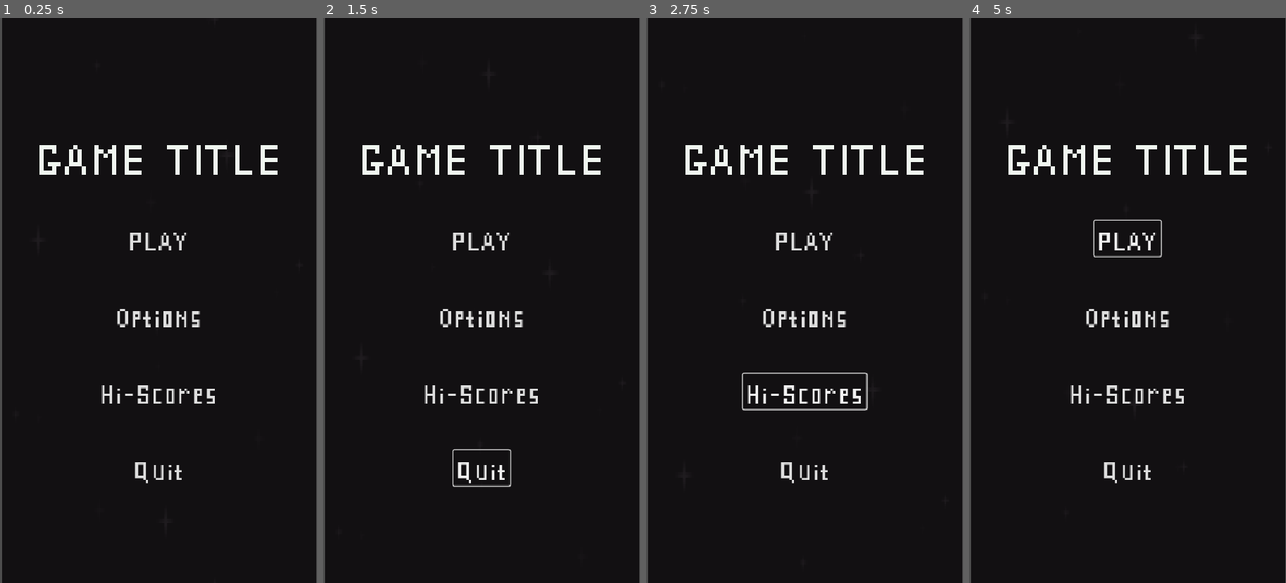
Above: before the commit, frames 1-4 (left to right).
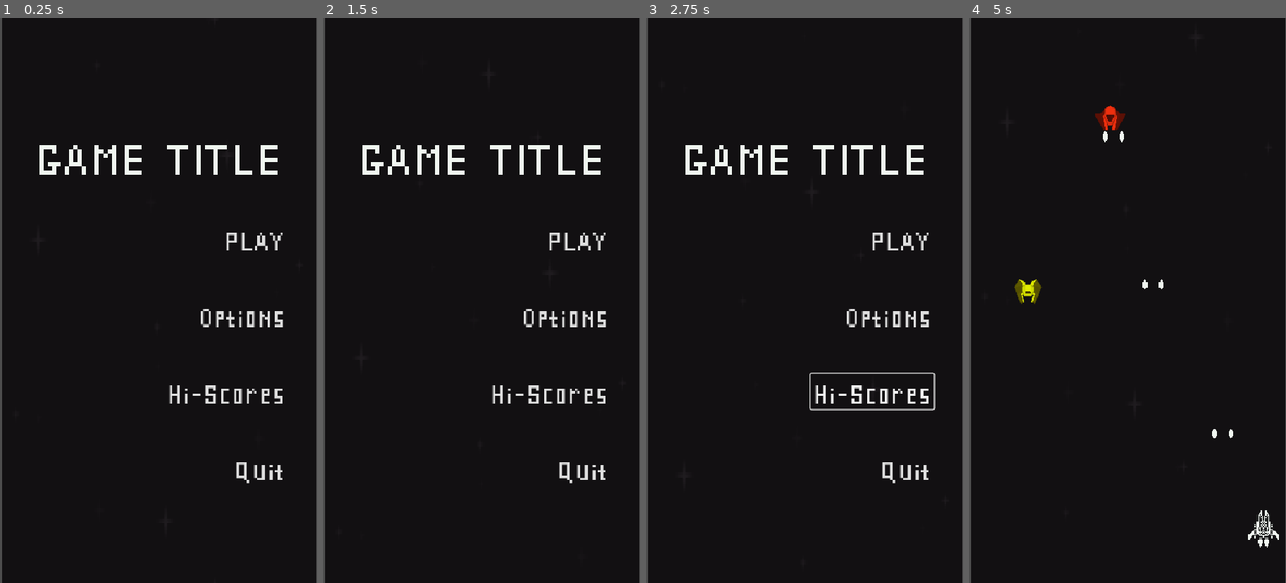
Above: after the commit, the same moments.

Repository: rnakkas/GodotSandbox
Game: Godot game, scene res://ShmupSandbox/Main/Scenes/main.tscn
The game is run twice, just before and just after one commit, with the same random seed, the same clock (stepped at 60 frames per second) and the same inputs.
Inputs (mouse positions are in pixels of both pictures, inside the frame that each line leads up to):
- Up to frame 1 (0.25 s): no input
- Up to frame 2 (1.5 s): click "Options" at 0.5 s; click (481, 481) at 1.25 s, where only the run after the commit has a clickable "Back"
- Up to frame 3 (2.75 s): click "Hi-Scores" at 2 s
- Up to frame 4 (5 s): click "PLAY" at 2.75 s; click (1127, 238) at 3.5 s, where only the run before the commit has a clickable "PLAY"; move the mouse to (1197, 272) at 4.27 s; press the mouse at (1197, 272) at 4.28 s; hold D (move_right) from 4.28 s (still down)

The runs differ from the first frame. In frame 1, 2.4% of the frame differs, in the area x 32-90%, y 38-83%; in frame 2, 2.6%; in frame 3, 2.8%; in frame 4, 3.5%, in the area x 12-98%, y 15-94%.

Commit message:
hooking up the menu ui's

Diff:
--- a/ShmupSandbox/Main/Scenes/main.tscn
+++ b/ShmupSandbox/Main/Scenes/main.tscn
@@ -1,8 +1,9 @@
-[gd_scene load_steps=5 format=3 uid="uid://betfkrygq2ejo"]
+[gd_scene load_steps=6 format=3 uid="uid://betfkrygq2ejo"]
 
 [ext_resource type="Script" uid="uid://rllceid1ypu1" path="res://ShmupSandbox/Main/Scripts/main.gd" id="1_aucld"]
 [ext_resource type="PackedScene" uid="uid://dw1uu0vpx6e46" path="res://ShmupSandbox/UI/Scenes/main_menu.tscn" id="2_wc50p"]
 [ext_resource type="Script" uid="uid://cv1tb3kosvc8x" path="res://ShmupSandbox/UI/Scripts/parallax_background.gd" id="3_sfnpo"]
+[ext_resource type="PackedScene" uid="uid://ny01qnyexpg2" path="res://ShmupSandbox/UI/Scenes/options_menu.tscn" id="3_wc50p"]
 [ext_resource type="Texture2D" uid="uid://db1kvoxnhwk4t" path="res://ShmupSandbox/Assets/ParallaxBackgrounds/black.png" id="4_ug3jy"]
 
 [node name="Main" type="Node2D"]
@@ -11,6 +12,11 @@
 [node name="UI" type="CanvasLayer" parent="."]
 
 [node name="main_menu" parent="UI" instance=ExtResource("2_wc50p")]
+unique_name_in_owner = true
+
+[node name="options_menu" parent="UI" instance=ExtResource("3_wc50p")]
+unique_name_in_owner = true
+visible = false
 
 [node name="ParallaxBackground" type="ParallaxBackground" parent="UI"]
 script = ExtResource("3_sfnpo")
@@ -24,3 +30,9 @@
 position = Vector2(270.5, 484)
 scale = Vector2(2.08984, 3.79688)
 texture = ExtResource("4_ug3jy")
+
+[connection signal="hi_scores_button_pressed" from="UI/main_menu" to="." method="_on_main_menu_hi_scores_button_pressed"]
+[connection signal="options_button_pressed" from="UI/main_menu" to="." method="_on_main_menu_options_button_pressed"]
+[connection signal="play_button_pressed" from="UI/main_menu" to="." method="_on_main_menu_play_button_pressed"]
+[connection signal="quit_button_pressed" from="UI/main_menu" to="." method="_on_main_menu_quit_button_pressed"]
+[connection signal="back_to_main_menu_button_pressed" from="UI/options_menu" to="." method="_on_options_menu_back_to_main_menu_button_pressed"]
--- a/ShmupSandbox/Main/Scripts/main.gd
+++ b/ShmupSandbox/Main/Scripts/main.gd
@@ -1,9 +1,69 @@
 class_name main extends Node2D
 
-# Called every frame. 'delta' is the elapsed time since the previous frame.
+@onready var main_menu_ui : main_menu = %main_menu
+@onready var options_menu_ui : options_menu = %options_menu
+
+enum MenuType
+{
+	MAIN_MENU,
+	OPTIONS_MENU
+}
+
+var game_scene : PackedScene = preload("res://ShmupSandbox/Main/Scenes/game.tscn")
+
+func _ready() -> void:
+	## Turn visibility on for main menu
+	main_menu_ui.visible = true
+
+	## Turn visibility off for all other ui
+	options_menu_ui.visible = false
+
 func _process(_delta: float) -> void:
 	if Input.is_action_just_pressed("quit"):
 		get_tree().quit()
 
 	if Input.is_action_just_pressed("reset"):
 		get_tree().reload_current_scene()
+
+func _on_main_menu_play_button_pressed() -> void:
+	_toggle_menu(MenuType.MAIN_MENU)
+	_start_game()
+
+
+func _on_main_menu_options_button_pressed() -> void:
+	_toggle_menu(MenuType.MAIN_MENU)
+	_toggle_menu(MenuType.OPTIONS_MENU)
+
+
+func _on_main_menu_hi_scores_button_pressed() -> void:
+	print("show hi scores")
+
+func _on_main_menu_quit_button_pressed() -> void:
+	get_tree().call_deferred("quit")
+
+
+func _on_options_menu_back_to_main_menu_button_pressed() -> void:
+	_toggle_menu(MenuType.OPTIONS_MENU)
+	_toggle_menu(MenuType.MAIN_MENU)
+
+
+func _start_game() -> void:
+	var game_instance := game_scene.instantiate()
+	add_child(game_instance)
+
+
+func _toggle_menu(menu_type : MenuType) -> void:
+	match menu_type:
+		MenuType.MAIN_MENU:
+			main_menu_ui.visible = !main_menu_ui.visible
+			if (main_menu_ui.visible):
+				main_menu_ui.process_mode = Node.PROCESS_MODE_ALWAYS
+			else:
+				main_menu_ui.process_mode = Node.PROCESS_MODE_DISABLED
+
+		MenuType.OPTIONS_MENU:
+			options_menu_ui.visible = !options_menu_ui.visible
+			if (options_menu_ui.visible):
+				options_menu_ui.process_mode = Node.PROCESS_MODE_ALWAYS
+			else:
+				options_menu_ui.process_mode = Node.PROCESS_MODE_DISABLED
--- a/ShmupSandbox/Player/Scripts/player_ship.gd
+++ b/ShmupSandbox/Player/Scripts/player_ship.gd
@@ -29,6 +29,7 @@
 var bullet_scene : PackedScene = preload("res://ShmupSandbox/Player/Scenes/player_bullet.tscn")
 
 var viewport_size : Vector2
+var shooting_cooldown_time : float
 var on_shooting_cooldown : bool
 var is_dead : bool
 
@@ -40,6 +41,8 @@
 	muzzle_flash_r.play("idle")
 
 	viewport_size = get_viewport_rect().size
+	shooting_cooldown_time = 1/fire_rate
+
 
 func handle_input(delta) -> void:
 	var input_dir := Vector2.ZERO
@@ -75,7 +78,7 @@
 			muzzle_flash_l.play("shoot")
 			muzzle_flash_r.play("shoot")
 
-			await get_tree().create_timer(1/fire_rate).timeout
+			await get_tree().create_timer(shooting_cooldown_time).timeout
 			on_shooting_cooldown = false
 
 func _physics_process(delta):
--- /dev/null
+++ b/ShmupSandbox/UI/Scenes/game_over_menu.tscn
@@ -0,0 +1,9 @@
+[gd_scene format=3 uid="uid://jiqrw0vrrlo"]
+
+[node name="game_over_menu" type="Control"]
+layout_mode = 3
+anchors_preset = 15
+anchor_right = 1.0
+anchor_bottom = 1.0
+grow_horizontal = 2
+grow_vertical = 2
--- /dev/null
+++ b/ShmupSandbox/UI/Scenes/hi_scores_menu.tscn
@@ -0,0 +1,9 @@
+[gd_scene format=3 uid="uid://cwajjxolnfu64"]
+
+[node name="hi_scores_menu" type="Control"]
+layout_mode = 3
+anchors_preset = 15
+anchor_right = 1.0
+anchor_bottom = 1.0
+grow_horizontal = 2
+grow_vertical = 2
--- a/ShmupSandbox/UI/Scenes/main_menu.tscn
+++ b/ShmupSandbox/UI/Scenes/main_menu.tscn
@@ -1,5 +1,6 @@
-[gd_scene load_steps=2 format=3 uid="uid://dw1uu0vpx6e46"]
+[gd_scene load_steps=3 format=3 uid="uid://dw1uu0vpx6e46"]
 
+[ext_resource type="Script" uid="uid://3yghkjrm0tt5" path="res://ShmupSandbox/UI/Scripts/main_menu.gd" id="1_70k6g"]
 [ext_resource type="FontFile" uid="uid://biycie4kaffui" path="res://ShmupSandbox/Assets/Fonts/SPLCF.ttf" id="3_v14c2"]
 
 [node name="main_menu" type="Control"]
@@ -9,6 +10,7 @@
 anchor_bottom = 1.0
 grow_horizontal = 2
 grow_vertical = 2
+script = ExtResource("1_70k6g")
 
 [node name="MarginContainer" type="MarginContainer" parent="."]
 layout_mode = 1
@@ -41,16 +43,18 @@
 horizontal_alignment = 1
 
 [node name="play_button" type="Button" parent="MarginContainer/VBoxContainer"]
+unique_name_in_owner = true
 layout_mode = 2
-size_flags_horizontal = 4
+size_flags_horizontal = 8
 theme_override_fonts/font = ExtResource("3_v14c2")
 theme_override_font_sizes/font_size = 70
 text = "PLAY"
 flat = true
 
 [node name="options_button" type="Button" parent="MarginContainer/VBoxContainer"]
+unique_name_in_owner = true
 layout_mode = 2
-size_flags_horizontal = 4
+size_flags_horizontal = 8
 size_flags_vertical = 4
 theme_override_fonts/font = ExtResource("3_v14c2")
 theme_override_font_sizes/font_size = 70
@@ -58,18 +62,25 @@
 flat = true
 
 [node name="hi_scores_button" type="Button" parent="MarginContainer/VBoxContainer"]
+unique_name_in_owner = true
 layout_mode = 2
-size_flags_horizontal = 4
+size_flags_horizontal = 8
 theme_override_fonts/font = ExtResource("3_v14c2")
 theme_override_font_sizes/font_size = 70
 text = "Hi-Scores"
 flat = true
 
 [node name="quit_button" type="Button" parent="MarginContainer/VBoxContainer"]
+unique_name_in_owner = true
 layout_mode = 2
-size_flags_horizontal = 4
+size_flags_horizontal = 8
 size_flags_vertical = 4
 theme_override_fonts/font = ExtResource("3_v14c2")
 theme_override_font_sizes/font_size = 70
 text = "Quit"
 flat = true
+
+[connection signal="pressed" from="MarginContainer/VBoxContainer/play_button" to="." method="_on_play_button_pressed"]
+[connection signal="pressed" from="MarginContainer/VBoxContainer/options_button" to="." method="_on_options_button_pressed"]
+[connection signal="pressed" from="MarginContainer/VBoxContainer/hi_scores_button" to="." method="_on_hi_scores_button_pressed"]
+[connection signal="pressed" from="MarginContainer/VBoxContainer/quit_button" to="." method="_on_quit_button_pressed"]
--- /dev/null
+++ b/ShmupSandbox/UI/Scenes/options_menu.tscn
@@ -0,0 +1,147 @@
+[gd_scene load_steps=3 format=3 uid="uid://ny01qnyexpg2"]
+
+[ext_resource type="FontFile" uid="uid://biycie4kaffui" path="res://ShmupSandbox/Assets/Fonts/SPLCF.ttf" id="1_qkcl6"]
+[ext_resource type="Script" uid="uid://cvsyjssmvhl4m" path="res://ShmupSandbox/UI/Scripts/options_menu.gd" id="1_unpda"]
+
+[node name="options_menu" type="Control"]
+layout_mode = 3
+anchors_preset = 15
+anchor_right = 1.0
+anchor_bottom = 1.0
+grow_horizontal = 2
+grow_vertical = 2
+script = ExtResource("1_unpda")
+
+[node name="MarginContainer" type="MarginContainer" parent="."]
+layout_mode = 1
+anchors_preset = 15
+anchor_right = 1.0
+anchor_bottom = 1.0
+grow_horizontal = 2
+grow_vertical = 2
+theme_override_constants/margin_left = 50
+theme_override_constants/margin_top = 50
+theme_override_constants/margin_right = 50
+theme_override_constants/margin_bottom = 50
+
+[node name="VBoxContainer" type="VBoxContainer" parent="MarginContainer"]
+layout_mode = 2
+theme_override_constants/separation = 70
+
+[node name="separator" type="Control" parent="MarginContainer/VBoxContainer"]
+layout_mode = 2
+
+[node name="separator2" type="Control" parent="MarginContainer/VBoxContainer"]
+layout_mode = 2
+
+[node name="options_label" type="Label" parent="MarginContainer/VBoxContainer"]
+layout_mode = 2
+theme_override_fonts/font = ExtResource("1_qkcl6")
+theme_override_font_sizes/font_size = 90
+text = "Options"
+horizontal_alignment = 1
+
+[node name="HBoxContainer" type="HBoxContainer" parent="MarginContainer/VBoxContainer"]
+layout_mode = 2
+theme_override_constants/separation = 35
+
+[node name="VBoxContainer" type="VBoxContainer" parent="MarginContainer/VBoxContainer/HBoxContainer"]
+layout_mode = 2
+theme_override_constants/separation = 5
+
+[node name="sound_label" type="Label" parent="MarginContainer/VBoxContainer/HBoxContainer/VBoxContainer"]
+layout_mode = 2
+theme_override_fonts/font = ExtResource("1_qkcl6")
+theme_override_font_sizes/font_size = 70
+text = "Sound"
+horizontal_alignment = 1
+
+[node name="Control" type="Control" parent="MarginContainer/VBoxContainer/HBoxContainer"]
+layout_mode = 2
+
+[node name="VBoxContainer2" type="VBoxContainer" parent="MarginContainer/VBoxContainer/HBoxContainer"]
+layout_mode = 2
+theme_override_constants/separation = 10
+
+[node name="Control" type="Control" parent="MarginContainer/VBoxContainer/HBoxContainer/VBoxContainer2"]
+layout_mode = 2
+
+[node name="sound_volume_slider" type="HSlider" parent="MarginContainer/VBoxContainer/HBoxContainer/VBoxContainer2"]
+custom_minimum_size = Vector2(200, 50)
+layout_mode = 2
+size_flags_vertical = 8
+value = 50.0
+tick_count = 1
+
+[node name="HBoxContainer2" type="HBoxContainer" parent="MarginContainer/VBoxContainer"]
+layout_mode = 2
+theme_override_constants/separation = 40
+
+[node name="VBoxContainer" type="VBoxContainer" parent="MarginContainer/VBoxContainer/HBoxContainer2"]
+layout_mode = 2
+theme_override_constants/separation = 5
+
+[node name="music_label" type="Label" parent="MarginContainer/VBoxContainer/HBoxContainer2/VBoxContainer"]
+layout_mode = 2
+theme_override_fonts/font = ExtResource("1_qkcl6")
+theme_override_font_sizes/font_size = 70
+text = "Music"
+horizontal_alignment = 1
+
+[node name="Control" type="Control" parent="MarginContainer/VBoxContainer/HBoxContainer2"]
+layout_mode = 2
+
+[node name="VBoxContainer2" type="VBoxContainer" parent="MarginContainer/VBoxContainer/HBoxContainer2"]
+layout_mode = 2
+theme_override_constants/separation = 10
+
+[node name="Control" type="Control" parent="MarginContainer/VBoxContainer/HBoxContainer2/VBoxContainer2"]
+layout_mode = 2
+
+[node name="music_volume_slider" type="HSlider" parent="MarginContainer/VBoxContainer/HBoxContainer2/VBoxContainer2"]
+custom_minimum_size = Vector2(200, 50)
+layout_mode = 2
+size_flags_vertical = 8
+value = 50.0
+tick_count = 1
+
+[node name="HBoxContainer3" type="HBoxContainer" parent="MarginContainer/VBoxContainer"]
+layout_mode = 2
+theme_override_constants/separation = 30
+
+[node name="VBoxContainer" type="VBoxContainer" parent="MarginContainer/VBoxContainer/HBoxContainer3"]
+layout_mode = 2
+theme_override_constants/separation = 5
+
+[node name="screen_shake_label" type="Label" parent="MarginContainer/VBoxContainer/HBoxContainer3/VBoxContainer"]
+layout_mode = 2
+size_flags_horizontal = 4
+theme_override_fonts/font = ExtResource("1_qkcl6")
+theme_override_font_sizes/font_size = 70
+text = "Screen
+Shake"
+horizontal_alignment = 1
+
+[node name="VBoxContainer2" type="VBoxContainer" parent="MarginContainer/VBoxContainer/HBoxContainer3"]
+layout_mode = 2
+theme_override_constants/separation = 10
+
+[node name="Control" type="Control" parent="MarginContainer/VBoxContainer/HBoxContainer3/VBoxContainer2"]
+layout_mode = 2
+
+[node name="screen_shake_amount_slider" type="HSlider" parent="MarginContainer/VBoxContainer/HBoxContainer3/VBoxContainer2"]
+custom_minimum_size = Vector2(200, 50)
+layout_mode = 2
+size_flags_vertical = 8
+value = 50.0
+tick_count = 1
+
+[node name="return_to_main_menu" type="Button" parent="MarginContainer/VBoxContainer"]
+layout_mode = 2
+size_flags_horizontal = 4
+theme_override_fonts/font = ExtResource("1_qkcl6")
+theme_override_font_sizes/font_size = 70
+text = "Back"
+flat = true
+
+[connection signal="pressed" from="MarginContainer/VBoxContainer/return_to_main_menu" to="." method="_on_return_to_main_menu_pressed"]
--- /dev/null
+++ b/ShmupSandbox/UI/Scenes/pause_menu.tscn
@@ -0,0 +1,9 @@
+[gd_scene format=3 uid="uid://bumbgw58q7r1d"]
+
+[node name="pause_menu" type="Control"]
+layout_mode = 3
+anchors_preset = 15
+anchor_right = 1.0
+anchor_bottom = 1.0
+grow_horizontal = 2
+grow_vertical = 2
--- /dev/null
+++ b/ShmupSandbox/UI/Scripts/main_menu.gd
@@ -0,0 +1,23 @@
+class_name main_menu extends Control
+
+@onready var play_button: Button = %play_button
+@onready var options_button: Button = %options_button
+@onready var hi_scores_button: Button = %hi_scores_button
+@onready var quit_button: Button = %quit_button
+
+signal play_button_pressed()
+signal options_button_pressed()
+signal hi_scores_button_pressed()
+signal quit_button_pressed()
+
+func _on_play_button_pressed() -> void:
+	play_button_pressed.emit()
+
+func _on_options_button_pressed() -> void:
+	options_button_pressed.emit()
+
+func _on_hi_scores_button_pressed() -> void:
+	hi_scores_button_pressed.emit()
+
+func _on_quit_button_pressed() -> void:
+	quit_button_pressed.emit()
--- /dev/null
+++ b/ShmupSandbox/UI/Scripts/options_menu.gd
@@ -0,0 +1,6 @@
+class_name options_menu extends Control
+
+signal back_to_main_menu_button_pressed()
+
+func _on_return_to_main_menu_pressed() -> void:
+	back_to_main_menu_button_pressed.emit()
Not shown, added: ShmupSandbox/UI/Scripts/main_menu.gd.uid
Not shown, added: ShmupSandbox/UI/Scripts/options_menu.gd.uid
